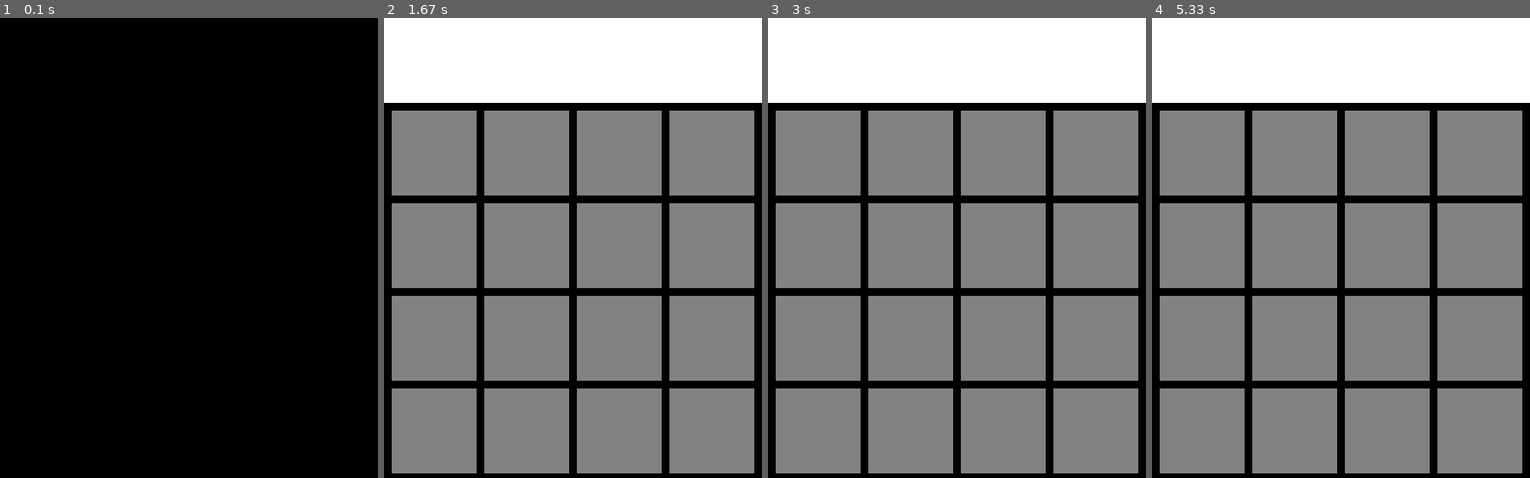
Above: before the commit, frames 1-4 (left to right).
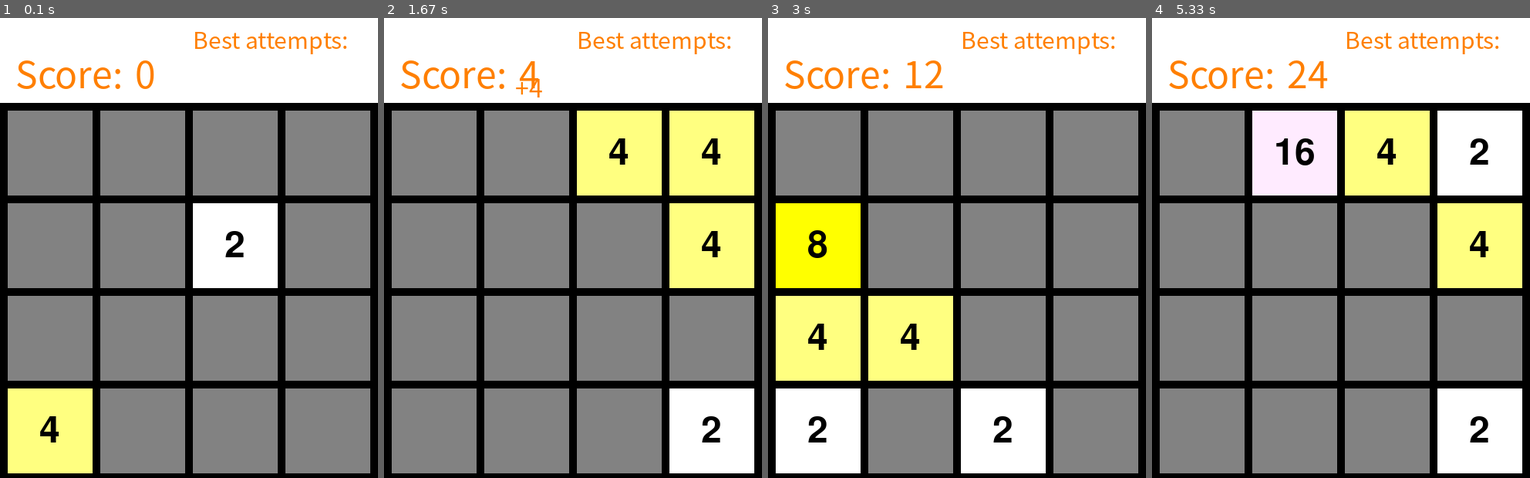
Above: after the commit, the same moments.

Repository: SpaceMonkey1710/2048_game
Game: pygame game, started from game2048/game.py
Two runs of this game, one before a commit and one after it. Both use one fixed random seed, a clock stepped at 60 frames per second and the inputs below.
Inputs:
- Up to frame 1 (0.1 s): no input
- Up to frame 2 (1.67 s): hold Right 0.33-0.8 s; hold Up 0.83-1.13 s; hold Right from 1.17 s (still down)
- Up to frame 3 (3 s): release Right at 1.72 s; hold Left 1.75-2.42 s; hold Down from 2.45 s (still down)
- Up to frame 4 (5.33 s): release Down at 3.27 s; hold Left 3.3-4.22 s; hold Up 4.25-5.25 s; hold Right from 5.28 s (still down)

The runs differ from the first frame. In frame 1, 84% of the frame differs, in the area x 0-100%, y 0-99%; in frame 2, 18%; in frame 3, 22%; in frame 4, 22%.

Commit message:
included db connection, working gameplay

Diff:
--- /dev/null
+++ b/game2048/database.py
@@ -0,0 +1,22 @@
+import sqlite3
+
+bd = sqlite3.connect('2048.sqlite')
+
+cur = bd.cursor()
+cur.execute('''
+create table if not exists RECORDS (
+    name text,
+    score integer
+    )
+''')
+def get_best():
+    cur.execute('''
+        SELECT name player, max(score) score  from RECORDS
+        GROUP by name
+        ORDER by score DESC
+        limit 3
+    ''')
+    return cur.fetchall()
+
+
+print(get_best())
--- a/game2048/game.py
+++ b/game2048/game.py
@@ -1,8 +1,53 @@
 import random
 import pygame
 import sys
+from logics import *
+from database import get_best, cur
 
-from logics import *
+GAMERS_DB = get_best()
+
+
+def draw_top_gamers():
+    font_top = pygame.font.SysFont('simsun', 30)
+    font_gamer = pygame.font.SysFont('simsun', 24)
+    text_head = font_top.render('Best attempts: ', True, COLOR_TEXT)
+    screen.blit(text_head, (250, 5))
+    for index, gamer in enumerate(GAMERS_DB):
+        name, score = gamer
+        s = f'{index + 1}. {name}-{score}'
+        text_gamer = font_gamer.render(s, True, COLOR_TEXT)
+        screen.blit(text_gamer, (250, 30 + 30 * index))
+        print(index, gamer, score)
+
+
+def draw_interface(score, delta=0):
+    pygame.draw.rect(screen, WHITE, TITLE_REC)
+    font = pygame.font.SysFont('stxingkai', 70)
+    font_score = pygame.font.SysFont('simsun', 48)
+    font_delta = pygame.font.SysFont('simsun', 32)
+    text_score = font_score.render('Score: ', True, COLOR_TEXT)
+    text_score_value = font_score.render(f'{score}', True, COLOR_TEXT)
+    screen.blit(text_score, (20, 35))
+    screen.blit(text_score_value, (175, 35))
+    if delta > 0:
+        text_delta = font_delta.render(f'+{delta}', True, COLOR_TEXT)
+        screen.blit(text_delta, (170, 65))
+    pretty_print(mas)
+    draw_top_gamers()
+    for row in range(BLOCKS):
+        for column in range(BLOCKS):
+            value = mas[row][column]
+            text = font.render(f'{value}', True, BLACK)
+
+            w = column * SIZE_BLOCK + (column + 1) * MARGIN
+            h = row * SIZE_BLOCK + (row + 1) * MARGIN + SIZE_BLOCK
+            pygame.draw.rect(screen, COLORS[value], (w, h, SIZE_BLOCK, SIZE_BLOCK))
+            if value != 0:
+                font_w, font_h = text.get_size()
+                text_x = w + (SIZE_BLOCK - font_w) / 2
+                text_y = h + (SIZE_BLOCK - font_h) / 2
+                screen.blit(text, (text_x, text_y))
+
 
 mas = [
     [0, 0, 0, 0],
@@ -11,8 +56,29 @@
     [0, 0, 0, 0],
 ]
 
+COLOR_TEXT = (255, 127, 0)
+
+COLORS = {
+    0: (130, 130, 130),
+    2: (255, 255, 255),
+    4: (255, 255, 128),
+    8: (255, 255, 0),
+    16: (255, 235, 255),
+    32: (255, 235, 128),
+    64: (255, 235, 0),
+    128: (255, 135, 0),
+    256: (205, 235, 125),
+    512: (255, 255, 211),
+    1024: (245, 235, 135),
+    2048: (215, 135, 100),
+    4096: (255, 235, 200),
+    8192: (255, 235, 100),
+
+}
+
 WHITE = (255, 255, 255)
 GRAY = (130, 130, 130)
+BLACK = (0, 0, 0)
 
 BLOCKS = 4
 SIZE_BLOCK = 110
@@ -20,35 +86,43 @@
 WIDTH = BLOCKS * SIZE_BLOCK + (BLOCKS + 1) * MARGIN
 HEIGHT = WIDTH + 110
 TITLE_REC = pygame.Rect(0, 0, WIDTH, 110)
+score = 0
 
 mas[1][2] = 2
 mas[3][0] = 4
 print(get_empty_list(mas))
 pretty_print(mas)
 
+# for gamer in get_best():
+# print(gamer)
+
 pygame.init()
 screen = pygame.display.set_mode((WIDTH, HEIGHT))
 pygame.display.set_caption('2048')
+draw_interface(score)
+pygame.display.update()
 
-while is_zero_in_mas(mas):
+while is_zero_in_mas(mas) or can_move(mas):
     for event in pygame.event.get():
         if event.type == pygame.QUIT:
             pygame.quit()
             sys.exit(0)
         elif event.type == pygame.KEYDOWN:
-            pygame.draw.rect(screen, WHITE, TITLE_REC)
-            for row in range(BLOCKS):
-                for column in range(BLOCKS):
-                    w = column * SIZE_BLOCK + (column + 1) * MARGIN
-                    h = row * SIZE_BLOCK + (row + 1) * MARGIN + 110
-                    pygame.draw.rect(screen, GRAY, (w, h, 110, 110))
-            # input()
-
+            delta = 0
+            if event.key == pygame.K_LEFT:
+                mas, delta = move_left(mas)
+            elif event.key == pygame.K_RIGHT:
+                mas, delta = move_right(mas)
+            elif event.key == pygame.K_UP:
+                mas, delta = move_up(mas)
+            elif event.key == pygame.K_DOWN:
+                mas, delta = move_down(mas)
+            score += delta
             empty = get_empty_list(mas)
             random.shuffle(empty)
             random_num = empty.pop()
             x, y = get_index_from_number(random_num)
             mas = insert_2_or_4(mas, x, y)
             print(f"We filled element number {random_num}")
-            pretty_print(mas)
-    pygame.display.update()
+            draw_interface(score, delta)
+            pygame.display.update()
--- a/game2048/logics.py
+++ b/game2048/logics.py
@@ -1,4 +1,5 @@
 import random
+
 
 def pretty_print(mas):
     print('-' * 10)
@@ -40,3 +41,85 @@
         if 0 in row:
             return True
     return False
+
+
+def move_left(mas):
+    delta = 0
+    for row in mas:
+        while 0 in row:
+            row.remove(0)
+        while len(row) != 4:
+            row.append(0)
+    for i in range(4):
+        for j in range(3):
+            if mas[i][j] == mas[i][j + 1] and mas[i][j] != 0:
+                mas[i][j] *= 2
+                delta += mas[i][j]
+                mas[i].pop(j + 1)
+                mas[i].append(0)
+    return mas, delta
+
+
+def move_right(mas):
+    delta = 0
+    for row in mas:
+        while 0 in row:
+            row.remove(0)
+        while len(row) != 4:
+            row.insert(0, 0)
+    for i in range(4):
+        for j in range(3, 0, -1):
+            if mas[i][j] == mas[i][j - 1] and mas[i][j] != 0:
+                mas[i][j] *= 2
+                delta += mas[i][j]
+                mas[i].pop(j - 1)
+                mas[i].insert(0, 0)
+    return mas, delta
+
+
+def move_up(mas):
+    delta = 0
+    for j in range(4):
+        column = []
+        for i in range(4):
+            if mas[i][j] != 0:
+                column.append(mas[i][j])
+        while len(column) != 4:
+            column.append(0)
+        for i in range(3):
+            if column[i] == column[i + 1] and column[i] != 0:
+                column[i] *= 2
+                delta += mas[i][j]
+                column.pop(i + 1)
+                column.append(0)
+        for i in range(4):
+            mas[i][j] = column[i]
+    return mas, delta
+
+
+def move_down(mas):
+    delta = 0
+    for j in range(4):
+        column = []
+        for i in range(4):
+            if mas[i][j] != 0:
+                column.append(mas[i][j])
+        while len(column) != 4:
+            column.insert(0, 0)
+        for i in range(3, 0, -1):
+            if column[i] == column[i - 1] and column[i] != 0:
+                column[i] *= 2
+                delta += mas[i][j]
+                column.pop(i - 1)
+                column.insert(0, 0)
+        for i in range(4):
+            mas[i][j] = column[i]
+    return mas, delta
+
+
+def can_move(mas):
+    for i in range(3):
+        for j in range(3):
+            if mas[i][j] == mas[i][j + 1] or mas[i][j] == mas[i + 1][j]:
+                return True
+    return False
--- a/game2048/tests.py
+++ b/game2048/tests.py
@@ -79,6 +79,89 @@
         ]
         self.assertEqual(is_zero_in_mas(mas), True)
 
+    def test_12(self):
+        a = []
+        mas = [
+            [2, 2, 0, 0],
+            [0, 4, 4, 0],
+            [0, 0, 0, 0],
+            [0, 0, 0, 0],
+        ]
+        rez = [
+            [4, 0, 0, 0],
+            [8, 0, 0, 0],
+            [0, 0, 0, 0],
+            [0, 0, 0, 0],
+        ]
+        self.assertEqual(move_left(mas), (rez, 12))
+
+    def test_13(self):
+        a = []
+        mas = [
+            [2, 4, 4, 2],
+            [4, 0, 0, 2],
+            [0, 0, 0, 0],
+            [8, 8, 4, 4],
+        ]
+        rez = [
+            [2, 8, 2, 0],
+            [4, 2, 0, 0],
+            [0, 0, 0, 0],
+            [16, 8, 0, 0],
+        ]
+        self.assertEqual(move_left(mas), (rez, 32))
+
+    def test_14(self):
+        a = []
+        mas = [
+            [2, 4, 0, 2],
+            [2, 0, 2, 0],
+            [4, 0, 2, 4],
+            [4, 4, 0, 0],
+        ]
+        rez = [
+            [4, 8, 4, 2],
+            [8, 0, 0, 4],
+            [0, 0, 0, 0],
+            [0, 0, 0, 0],
+        ]
+        self.assertEqual(move_up(mas), (rez, 8))
+
+    def test_15(self):
+        a = []
+        mas = [
+            [2, 4, 0, 2],
+            [2, 0, 2, 0],
+            [4, 0, 2, 4],
+            [4, 4, 0, 0],
+        ]
+        rez = [
+            [0, 0, 0, 0],
+            [0, 0, 0, 0],
+            [4, 0, 0, 2],
+            [8, 8, 4, 4],
+        ]
+        self.assertEqual(move_down(mas), (rez, 12))
+
+    def test_16(self):
+        a = []
+        mas = [
+            [2, 4, 0, 2],
+            [2, 0, 2, 0],
+            [4, 0, 2, 4],
+            [4, 4, 0, 0],
+        ]
+        self.assertEqual(can_move(mas), True)
+
+    def test_17(self):
+        mas = [
+            [2, 4, 8, 2],
+            [32, 2, 32, 4],
+            [64, 11, 222, 54],
+            [4, 1, 113, 2],
+        ]
+        self.assertEqual(can_move(mas), False)
+
 
 if __name__ == 'main':
     unittest.main()
